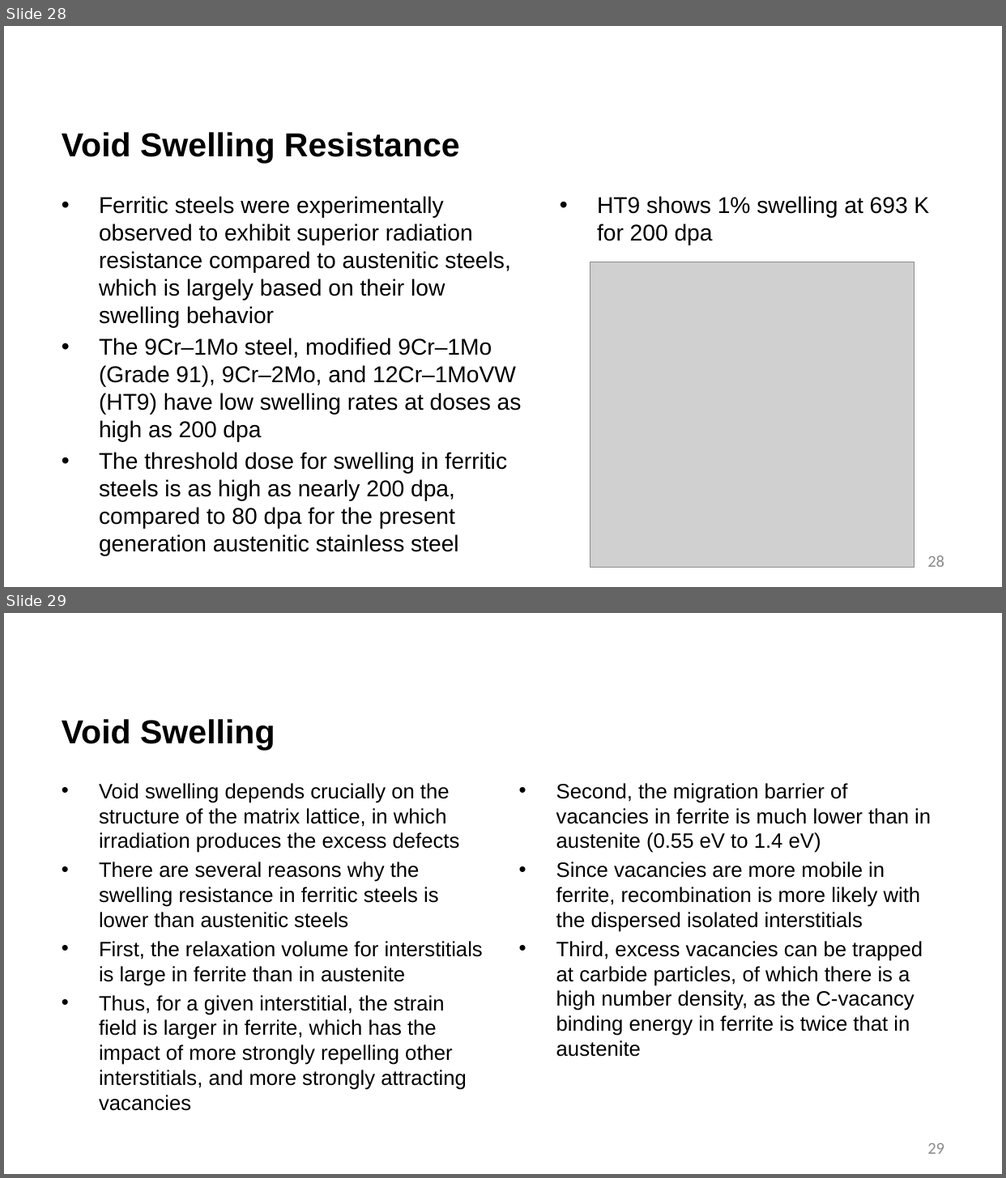
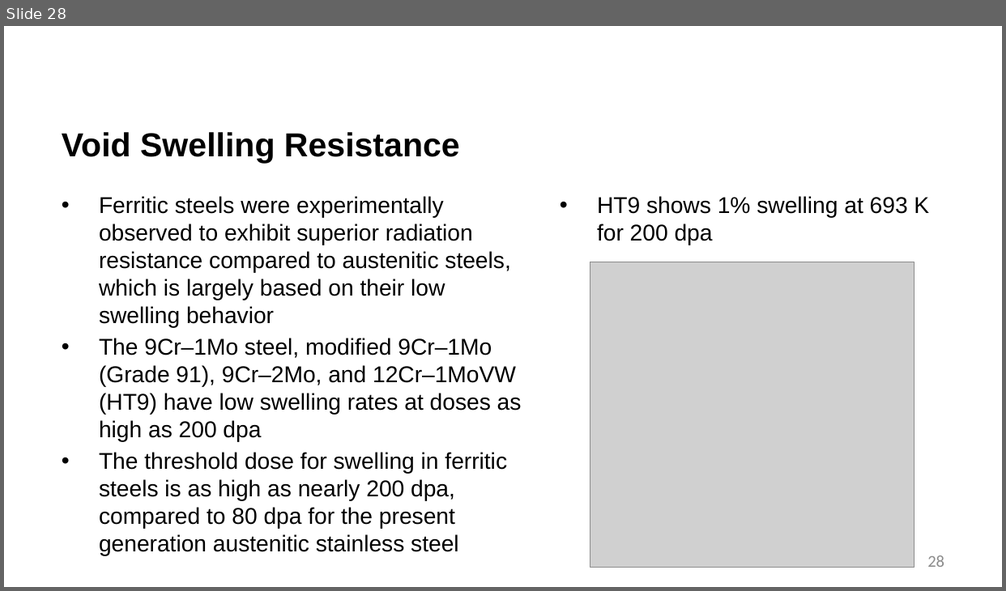
Before and after one commit to benbeeler/TEACHING, a slide deck: Advanced Reactor Materials/Fall2025/Lec18_AdvancedCladding.pptx. Shown one above the other, each under a label of ours: slides 28 and 29 before the commit, slide 28 after it. The pictures are 1006x1178 and 1006x591 pixels, drawn with LibreOffice and Linux fonts; fonts in the diff are those of the drawing; grey boxes stand for pictures; background and template pictures are left out. Boxes give left, top, right and bottom in pixels: in the first picture for what was removed or moved away, otherwise in the second. Text is boxed around its words. In the diff, an @@ line names an element or a change of style, - is before the commit and + after.

```diff
--- a/Advanced Reactor Materials/Fall2025/Lec18_AdvancedCladding.pptx
+++ b/Advanced Reactor Materials/Fall2025/Lec18_AdvancedCladding.pptx
@@ slide 29 removed at <box>4,613,1002,1174</box>, background #FFFFFF @@
@@ title removed at <box>62,719,275,750</box> @@
-Void Swelling
@@ text removed at <box>99,783,483,1111</box> @@
-• Void swelling depends crucially on the structure of the matrix lattice, in which irradiation produces the excess defects
-• There are several reasons why the swelling resistance in ferritic steels is lower than austenitic steels
-• First, the relaxation volume for interstitials is large in ferrite than in austenite
-• Thus, for a given interstitial, the strain field is larger in ferrite, which has the impact of more strongly repelling other interstitials, and more strongly attracting vacancies
@@ text removed at <box>556,783,931,1057</box> @@
-• Second, the migration barrier of vacancies in ferrite is much lower than in austenite (0.55 eV to 1.4 eV)
-• Since vacancies are more mobile in ferrite, recombination is more likely with the dispersed isolated interstitials
-• Third, excess vacancies can be trapped at carbide particles, of which there is a high number density, as the C-vacancy binding energy in ferrite is twice that in austenite
@@ page number removed at <box>927,1144,944,1154</box> @@
-29
```
Also in this commit, not shown: 5 slides changed, 2 other slides removed, 12 other files.
